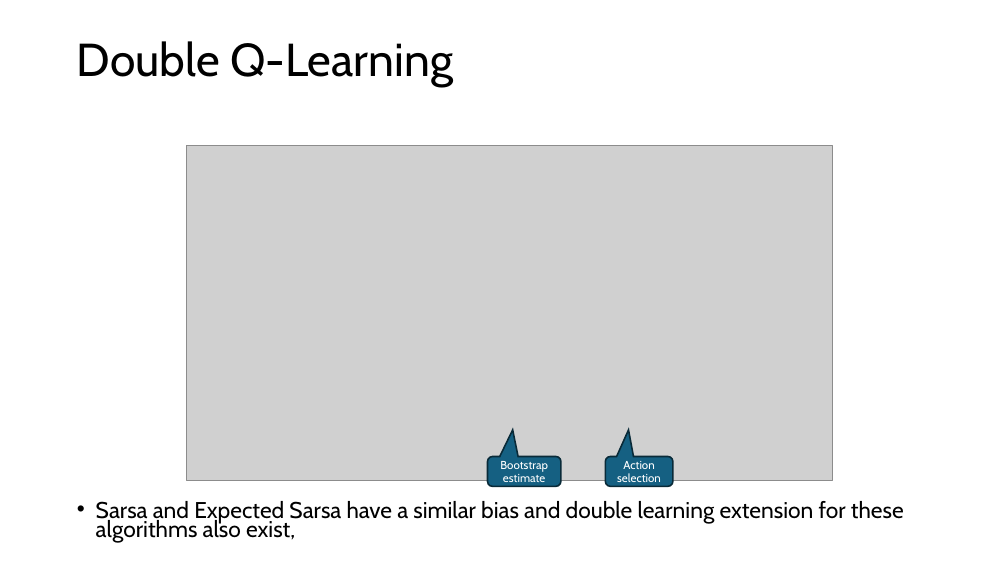
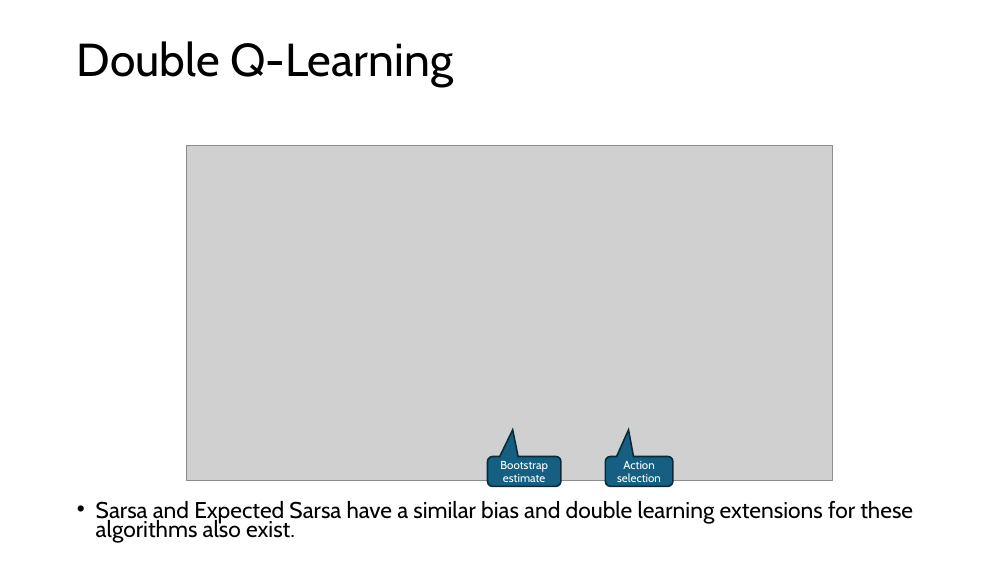
Before and after one commit to mhahsler/Introduction_to_Reinforcement_Learning, a slide deck: slide 15 of slides/Lecture_Chapter06.pptx (slide 18 before the commit). Drawn at 1008x567 pixels with LibreOffice and Linux fonts; fonts in the diff are those of the drawing; grey boxes stand for pictures. Boxes give left, top, right and bottom in pixels: in the first picture for what was removed or moved away, otherwise in the second. Text is boxed around its words. In the diff, an @@ line names an element or a change of style, - is before the commit and + after.

```diff
--- a/slides/Lecture_Chapter06.pptx
+++ b/slides/Lecture_Chapter06.pptx
@@ text at (x1=96, y1=501, x2=913, y2=543): text changed @@
-• Sarsa and Expected Sarsa have a similar bias and double learning extension for these algorithms also exist,
+• Sarsa and Expected Sarsa have a similar bias and double learning extensions for these algorithms also exist.
```
Also in this commit, not shown: 13 other slides changed, 1 slide added, 1 slide removed, 7 other files.
